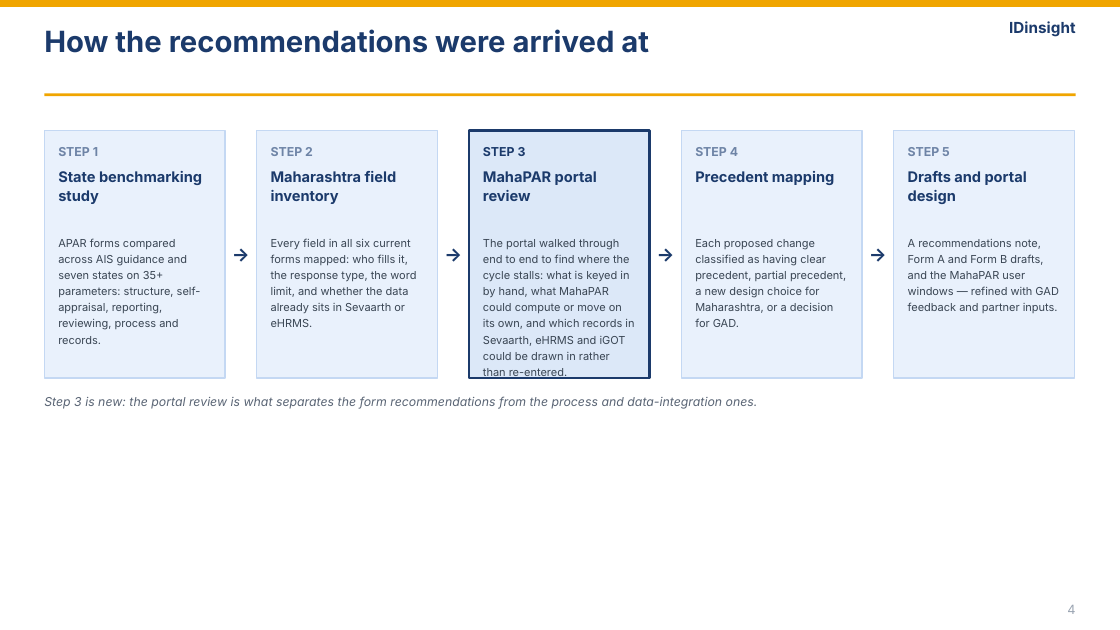
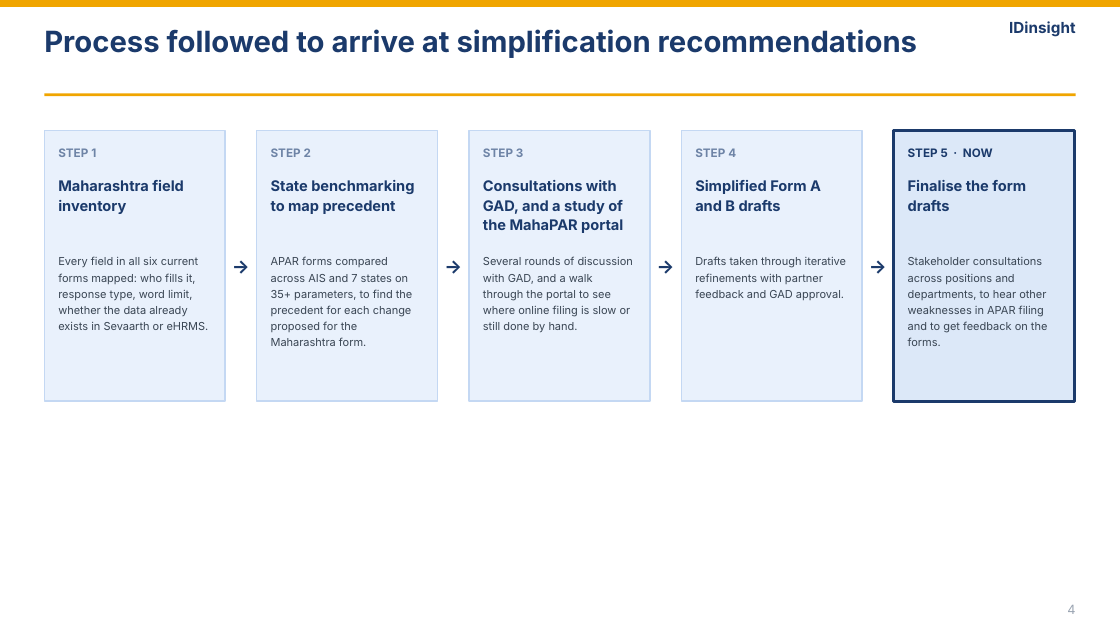
Before and after one commit to aishwaryagrover-arch/personal_v1, a slide deck: slide 8 of MahaPAR_APAR_recommendation_slides.pptx. Drawn at 1120x630 pixels with LibreOffice and Linux fonts; fonts in the diff are those of the drawing. Boxes give left, top, right and bottom in pixels: in the first picture for what was removed or moved away, otherwise in the second. Text is boxed around its words. In the diff, an @@ line names an element or a change of style, - is before the commit and + after.

```diff
--- a/MahaPAR_APAR_recommendation_slides.pptx
+++ b/MahaPAR_APAR_recommendation_slides.pptx
@@ text at (44, 29, 917, 58): text changed @@
-How the recommendations were arrived at
+Process followed to arrive at simplification recommendations
@@ rectangle: place and size @@
-rectangle at (45, 131, 225, 379)
+rectangle at (45, 131, 225, 402)
@@ text "→" rewrapped from (225, 131, 256, 379) to (225, 131, 256, 402) @@
@@ rectangle: place and size @@
-rectangle at (256, 131, 437, 379)
+rectangle at (256, 131, 437, 402)
@@ text "→" rewrapped from (438, 131, 469, 379) to (438, 131, 469, 402) @@
@@ rectangle: place and size @@
-rectangle at (469, 131, 650, 379)
+rectangle at (469, 131, 650, 402)
@@ rectangle at (469, 131, 650, 402): fill #DCE8F8 to #E9F1FC; outline #1B3A6B 1.75 pt to #C4D8F3 1 pt @@
@@ text "STEP 3" at (483, 148, 524, 157): size 7.9 to 7.5 pt, text colour #1B3A6B to #6E84A6; line spacing 1 to 1.1 @@
@@ text "→" rewrapped from (650, 131, 681, 379) to (650, 131, 681, 402) @@
@@ rectangle: place and size @@
-rectangle at (681, 131, 861, 379)
+rectangle at (681, 131, 861, 402)
@@ size 7.9 to 7.5 pt; line spacing 1 to 1.1 in 3 elements at (58, 148, 96, 157), (271, 148, 311, 157), (695, 148, 736, 157) @@
@@ text "→" rewrapped from (862, 131, 894, 379) to (862, 131, 894, 402) @@
@@ rectangle: place and size @@
-rectangle at (894, 131, 1074, 379)
+rectangle at (894, 131, 1074, 402)
@@ rectangle at (894, 131, 1074, 402): fill #E9F1FC to #DCE8F8; outline #C4D8F3 1 pt to #1B3A6B 1.75 pt @@
@@ text at (908, 148, 993, 157): text changed; size 7.9 to 7.5 pt; text colour #6E84A6 to #1B3A6B @@
-STEP 5
+STEP 5 · NOW
@@ text "Maharashtra field inventory": place and size @@
-text "Maharashtra field inventory" at (271, 171, 397, 204)
+text "Maharashtra field inventory" at (58, 180, 184, 214)
@@ text removed at (58, 171, 202, 204) @@
-State benchmarking study
@@ text added at (271, 180, 414, 214), 9.4 pt, text #1B3A6B, bold @@
+State benchmarking to map precedent
@@ text at (483, 180, 623, 233): text changed @@
-MahaPAR portal review
+Consultations with GAD, and a study of the MahaPAR portal
@@ text at (695, 180, 821, 211): text changed @@
-Precedent mapping
+Simplified Form A and B drafts
@@ text at (908, 180, 1026, 211): text changed @@
-Drafts and portal design
+Finalise the form drafts
@@ text at (58, 256, 209, 330): text changed @@
-APAR forms compared across AIS guidance and seven states on 35+ parameters: structure, self-appraisal, reporting, reviewing, process and records.
+Every field in all six current forms mapped: who fills it, response type, word limit, whether the data already exists in Sevaarth or eHRMS.
@@ text at (271, 256, 413, 346): text changed @@
-Every field in all six current forms mapped: who fills it, the response type, the word limit, and whether the data already sits in Sevaarth or eHRMS.
+APAR forms compared across AIS and 7 states on 35+ parameters, to find the precedent for each change proposed for the Maharashtra form.
@@ text at (483, 256, 633, 332): text changed @@
-The portal walked through end to end to find where the cycle stalls: what is keyed in by hand, what MahaPAR could compute or move on its own, and which records in Sevaarth, eHRMS and iGOT could be drawn in rather than re-entered.
+Several rounds of discussion with GAD, and a walk through the portal to see where online filing is slow or still done by hand.
@@ text at (695, 256, 847, 300): text changed @@
-Each proposed change classified as having clear precedent, partial precedent, a new design choice for Maharashtra, or a decision for GAD.
+Drafts taken through iterative refinements with partner feedback and GAD approval.
@@ text at (908, 257, 1048, 346): text changed @@
-A recommendations note, Form A and Form B drafts, and the MahaPAR user windows — refined with GAD feedback and partner inputs.
+Stakeholder consultations across positions and departments, to hear other weaknesses in APAR filing and to get feedback on the forms.
@@ text removed at (44, 396, 758, 409) @@
-Step 3 is new: the portal review is what separates the form recommendations from the process and data-integration ones.
```
Also in this commit, not shown: 1 other slide changed, 1 other file.
